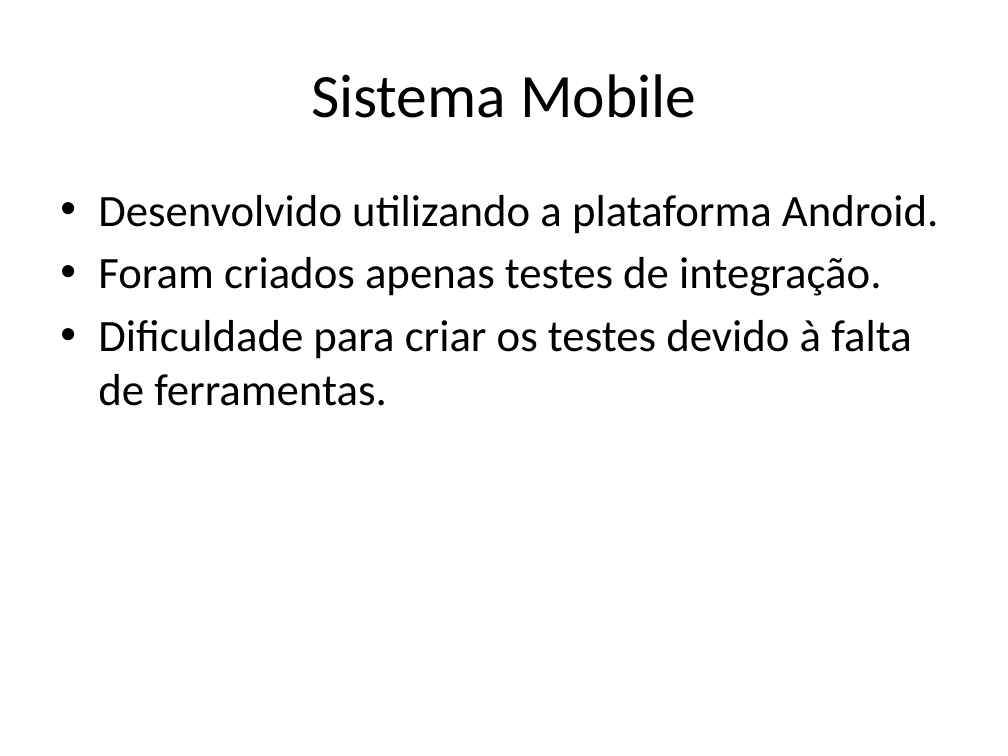
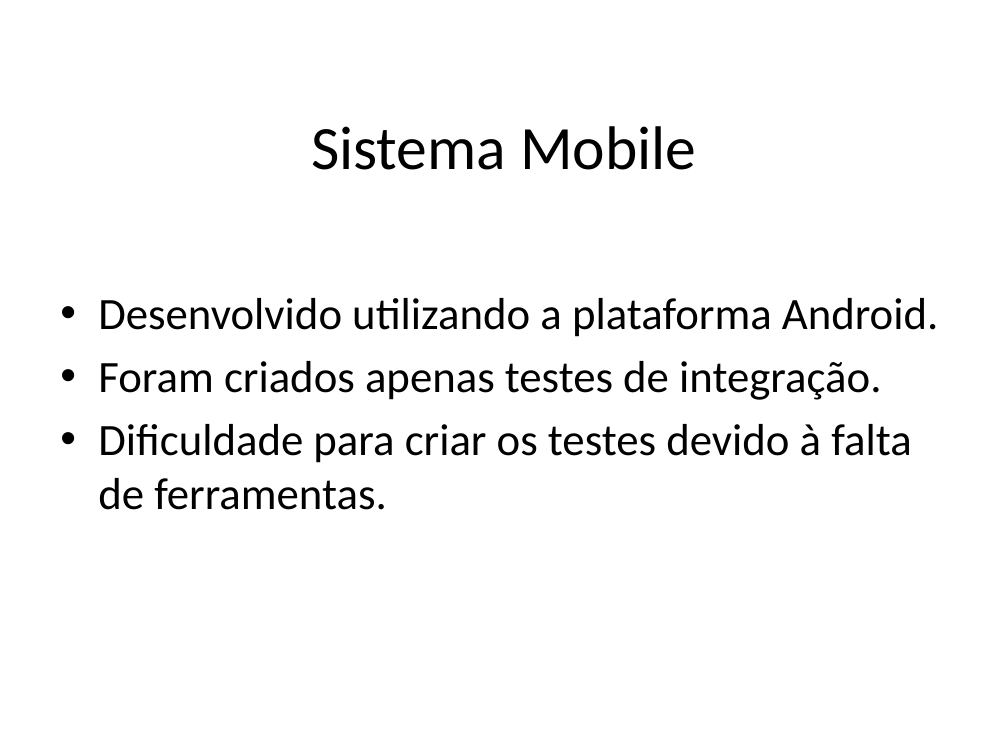
Before and after one commit to jpjcjbr/tccjp, a slide deck: slide 16 of apresentacao tcc.pptx. Drawn at 1008x756 pixels with LibreOffice and Linux fonts; fonts in the diff are those of the drawing; background and template pictures are left out. Boxes give left, top, right and bottom in pixels: in the first picture for what was removed or moved away, otherwise in the second. Text is boxed around its words. In the diff, an @@ line names an element or a change of style, - is before the commit and + after.

```diff
--- a/apresentacao tcc.pptx
+++ b/apresentacao tcc.pptx
@@ title "Sistema Mobile": place and size @@
-title "Sistema Mobile" at bbox=[311, 74, 696, 118]
+title "Sistema Mobile" at bbox=[311, 126, 696, 170]
@@ text "Desenvolvido utilizando a plataforma Android.": place and size @@
-text "Desenvolvido utilizando a plataforma Android." at bbox=[98, 195, 939, 406]
+text "Desenvolvido utilizando a plataforma Android." at bbox=[98, 298, 939, 510]
```
Also in this commit, not shown: 21 other slides changed.
